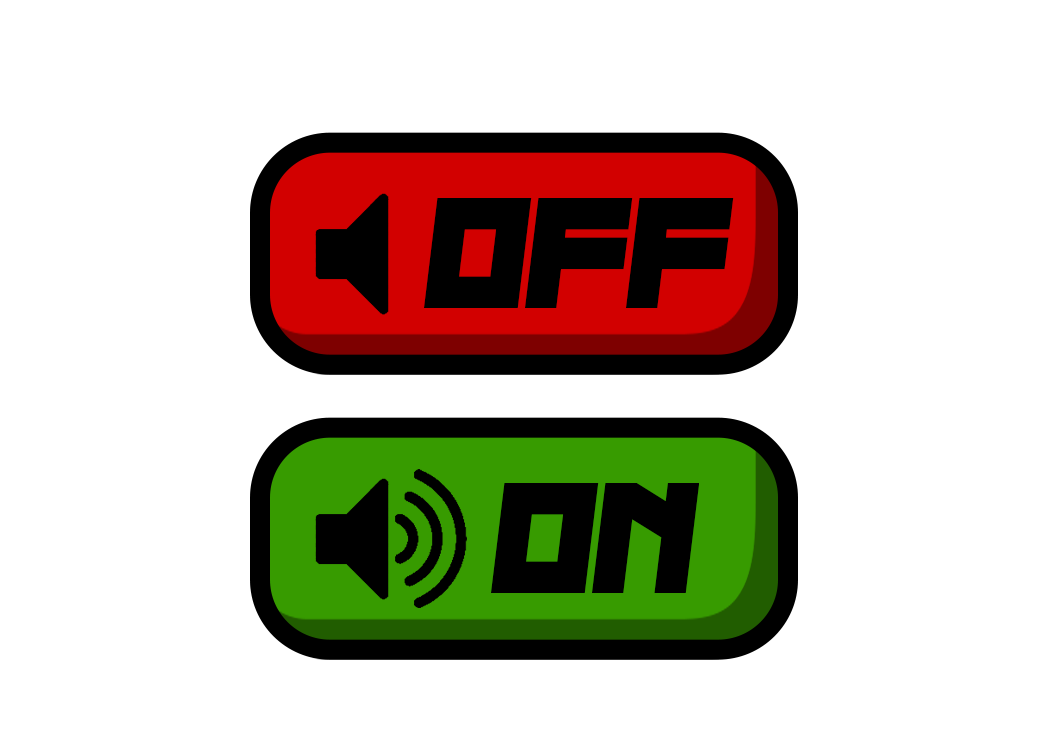
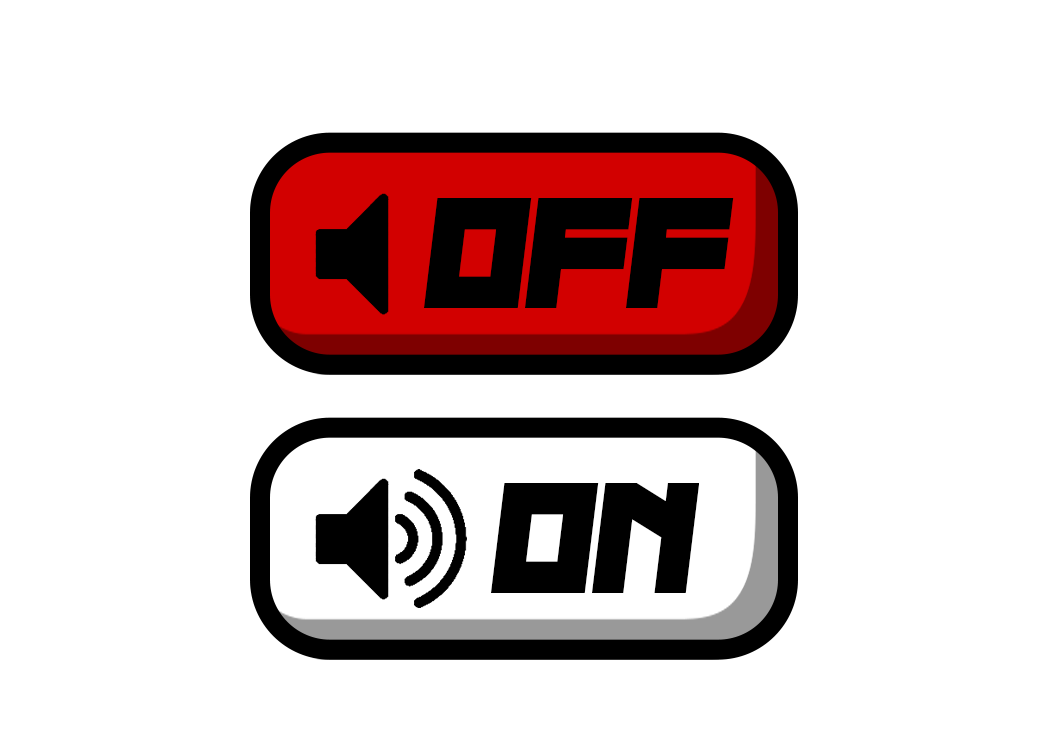
Before/after of a 1050 × 750 layered artwork. What changed in the layer stack:
painted on "Rettangolo arrotondato 1 copia" over bbox(270, 437, 778, 640)
